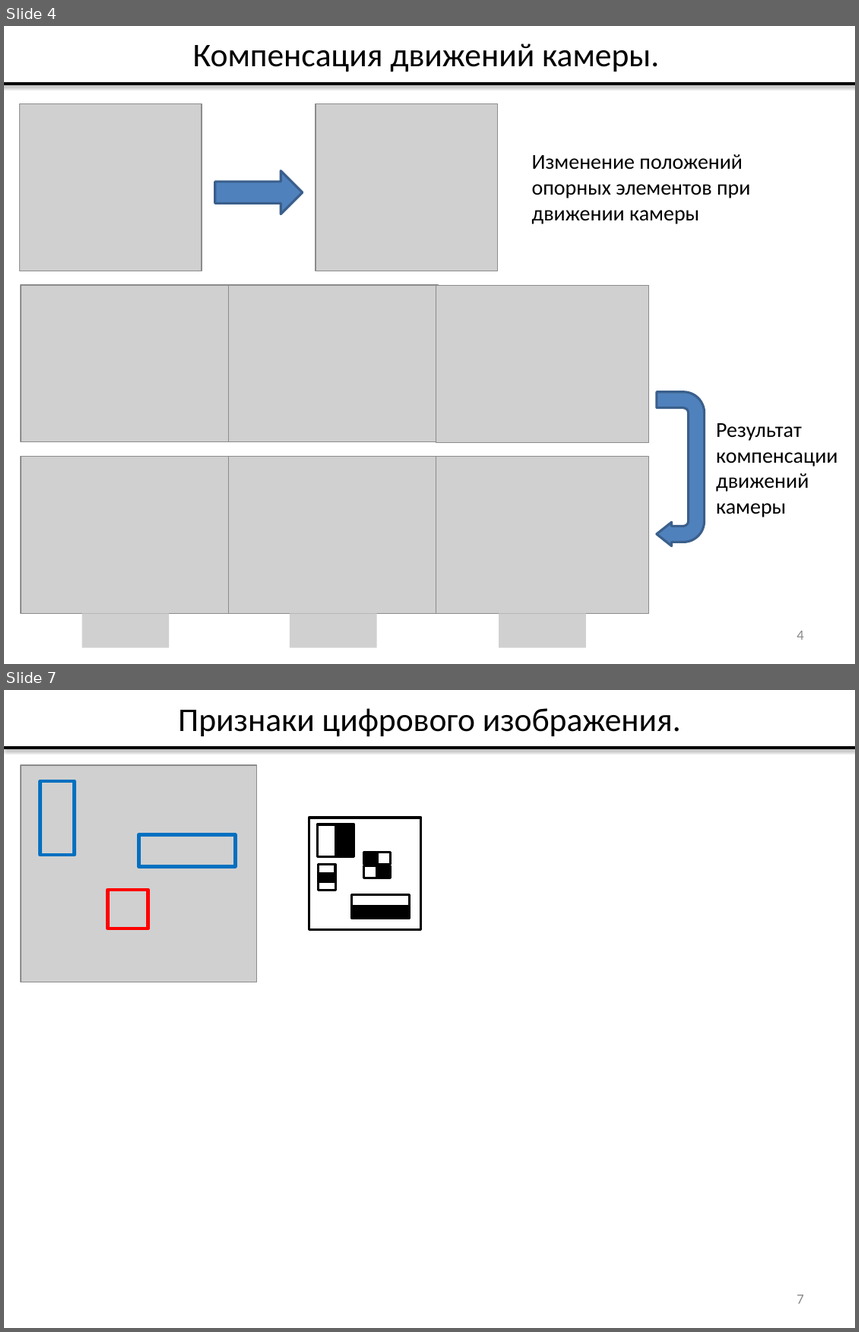
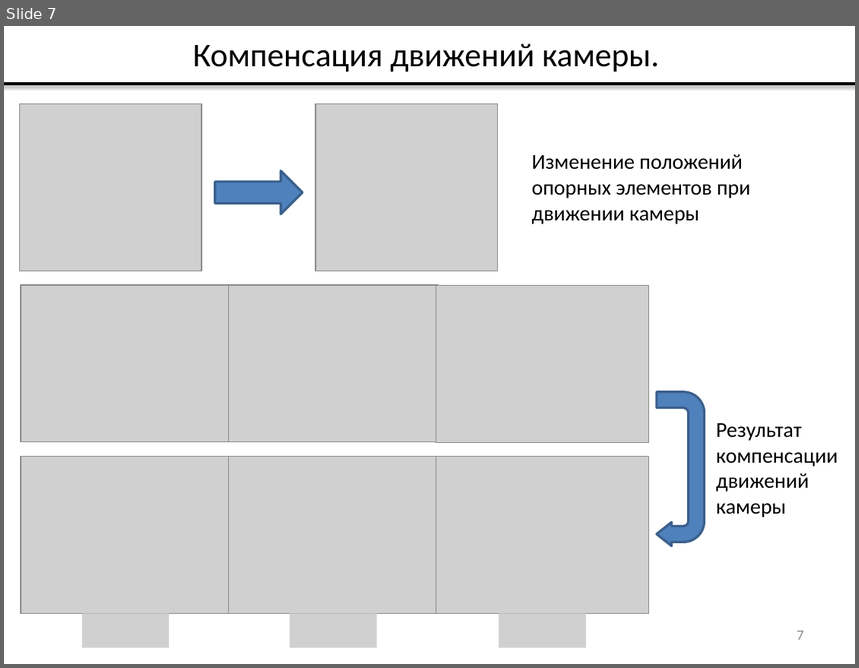
Before and after one commit to vladdimakov/cv2, a slide deck: ВКР/Презентация_Димаков_В.С._МП-40.pptx. Shown one above the other, each under a label of ours: slides 4 and 7 before the commit, slide 7 after it; the slides between them are not shown. The pictures are 859x1332 and 859x668 pixels, drawn with LibreOffice and Linux fonts; fonts in the diff are those of the drawing; grey boxes stand for pictures. Boxes give left, top, right and bottom in pixels: in the first picture for what was removed or moved away, otherwise in the second. Text is boxed around its words. In the diff, an @@ line names an element or a change of style, - is before the commit and + after.

```diff
--- a/ВКР/Презентация_Димаков_В.С._МП-40.pptx
+++ b/ВКР/Презентация_Димаков_В.С._МП-40.pptx
@@ slide 7 removed at <box>4,690,855,1328</box>, background #FFFFFF @@
@@ title removed at <box>178,708,681,736</box> @@
-Признаки цифрового изображения.
@@ line removed from (4, 748) to (855, 748) @@
@@ picture removed at <box>21,765,258,982</box> @@
@@ rectangle removed at <box>40,781,75,855</box> @@
@@ rectangle removed at <box>139,834,235,866</box> @@
@@ rectangle removed at <box>108,890,148,929</box> @@
@@ group removed at <box>309,818,421,930</box>: 12 rectangles @@
@@ page number removed at <box>797,1295,804,1304</box> @@
-7
@@ what was slide 4 is now slide 7 @@
@@ page number at <box>797,631,804,640</box>: text changed @@
-4
+7
```
Also in this commit, not shown: 2 slides changed, 9 slides added.
